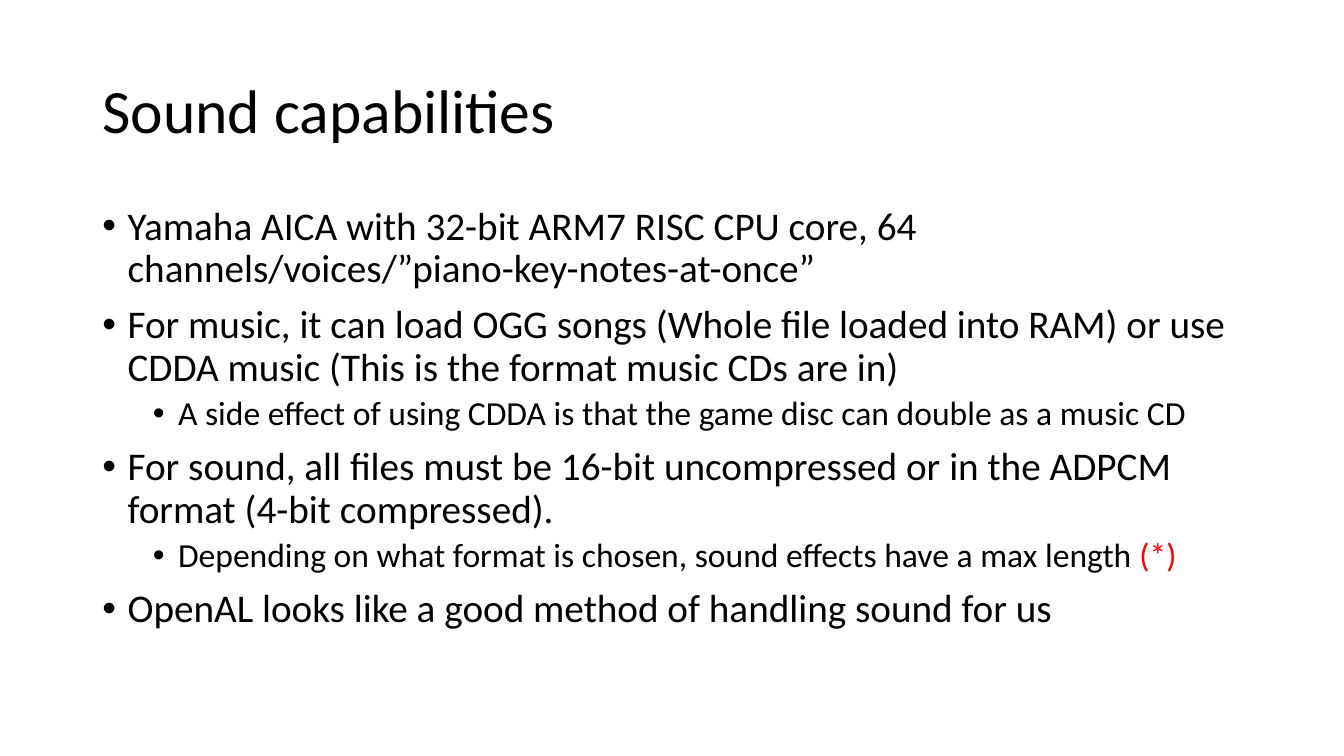
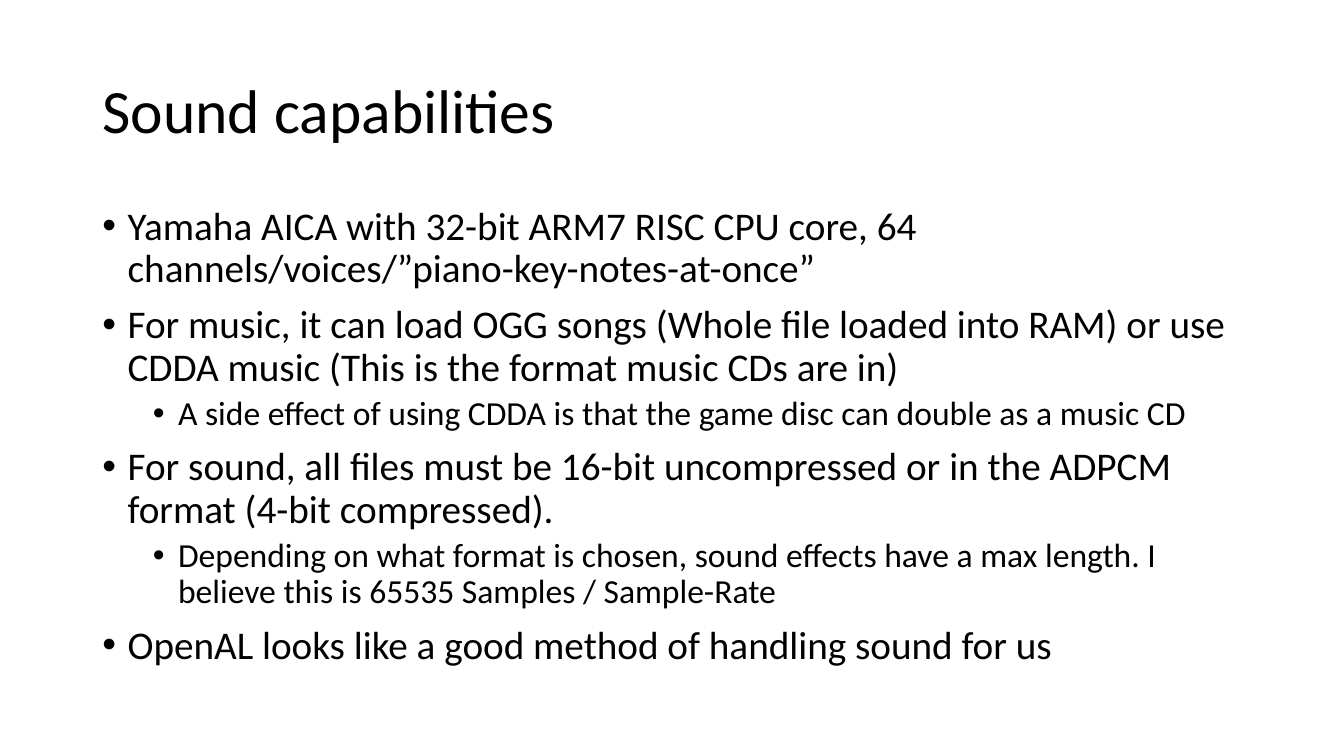
Before and after one commit to Protofall/Crayon-Game-Framework, a slide deck: slide 11 of Documentation/About-DC-and-Crayon.pptx. Drawn at 1344x756 pixels with LibreOffice and Linux fonts; fonts in the diff are those of the drawing. Boxes give left, top, right and bottom in pixels: in the first picture for what was removed or moved away, otherwise in the second. Text is boxed around its words. In the diff, an @@ line names an element or a change of style, - is before the commit and + after.

Commit message:
Updated the ppt to state sound-effect length calculation

```diff
--- a/Documentation/About-DC-and-Crayon.pptx
+++ b/Documentation/About-DC-and-Crayon.pptx
@@ text at (178, 543, 1155, 609): text changed @@
-  • Depending on what format is chosen, sound effects have a max length (*)
+  • Depending on what format is chosen, sound effects have a max length. I believe this is 65535 Samples / Sample-Rate
```
Also in this commit, not shown: 1 other file.
